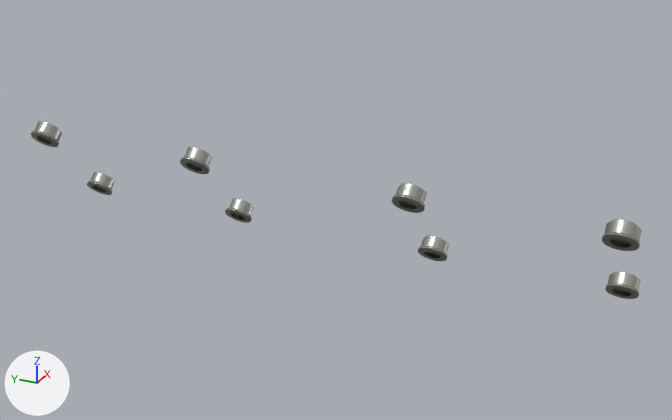
Renders of the glTF model public/parts/valve-cover-nuts-upper-right.glb from each side of a commit.
Camera for both pictures: a 50 mm lens placed at (-101.0, -216.0, 263.0), pointed at (307.0, -33.0, 59.0). The axes (+X, +Y, +Z) are drawn at lower left. The lights are the same throughout. The first picture is the older version.

The older version as bpy lines, for what is in view:
```python
ob_mesh_0 = bpy.data.objects.new('Mesh_0', me_mesh_0)
ob_mesh_0.parent = ob_valve_cover_nuts_upper_right_inst0
ob_mesh_0.location = (324.5, 134.0, 38.77)
ob_mesh_0.rotation_euler = (0.0, 0.835, 0.0)  # degrees (0, 48, 0)
ob_mesh_0.scale = (8.0, 8.0, 8.0)
ob_mesh_0_001 = bpy.data.objects.new('Mesh_0.001', me_mesh_0)
ob_mesh_0_001.parent = ob_valve_cover_nuts_upper_right_inst0
ob_mesh_0_001.location = (282.9, 134.0, 84.74)
ob_mesh_0_001.rotation_euler = (0.0, 0.835, 0.0)  # degrees (0, 48, 0)
ob_mesh_0_001.scale = (8.0, 8.0, 8.0)
ob_mesh_0_002 = bpy.data.objects.new('Mesh_0.002', me_mesh_0)
ob_mesh_0_002.parent = ob_valve_cover_nuts_upper_right_inst0
ob_mesh_0_002.location = (324.5, 36.0, 38.77)
ob_mesh_0_002.rotation_euler = (0.0, 0.835, 0.0)  # degrees (0, 48, 0)
ob_mesh_0_002.scale = (8.0, 8.0, 8.0)
ob_mesh_0_003 = bpy.data.objects.new('Mesh_0.003', me_mesh_0)
ob_mesh_0_003.parent = ob_valve_cover_nuts_upper_right_inst0
ob_mesh_0_003.location = (282.9, 36.0, 84.74)
ob_mesh_0_003.rotation_euler = (0.0, 0.835, 0.0)  # degrees (0, 48, 0)
ob_mesh_0_003.scale = (8.0, 8.0, 8.0)
ob_mesh_0_004 = bpy.data.objects.new('Mesh_0.004', me_mesh_0)
ob_mesh_0_004.parent = ob_valve_cover_nuts_upper_right_inst0
ob_mesh_0_004.location = (324.5, -82.0, 38.77)
ob_mesh_0_004.rotation_euler = (0.0, 0.835, 0.0)  # degrees (0, 48, 0)
ob_mesh_0_004.scale = (8.0, 8.0, 8.0)
ob_mesh_0_005 = bpy.data.objects.new('Mesh_0.005', me_mesh_0)
ob_mesh_0_005.parent = ob_valve_cover_nuts_upper_right_inst0
ob_mesh_0_005.location = (282.9, -82.0, 84.74)
ob_mesh_0_005.rotation_euler = (0.0, 0.835, 0.0)  # degrees (0, 48, 0)
ob_mesh_0_005.scale = (8.0, 8.0, 8.0)
ob_mesh_0_006 = bpy.data.objects.new('Mesh_0.006', me_mesh_0)
ob_mesh_0_006.parent = ob_valve_cover_nuts_upper_right_inst0
ob_mesh_0_006.location = (324.5, -180.0, 38.77)
ob_mesh_0_006.rotation_euler = (0.0, 0.835, 0.0)  # degrees (0, 48, 0)
ob_mesh_0_006.scale = (8.0, 8.0, 8.0)
ob_mesh_0_007 = bpy.data.objects.new('Mesh_0.007', me_mesh_0)
ob_mesh_0_007.parent = ob_valve_cover_nuts_upper_right_inst0
ob_mesh_0_007.location = (282.9, -180.0, 84.74)
ob_mesh_0_007.rotation_euler = (0.0, 0.835, 0.0)  # degrees (0, 48, 0)
ob_mesh_0_007.scale = (8.0, 8.0, 8.0)
```
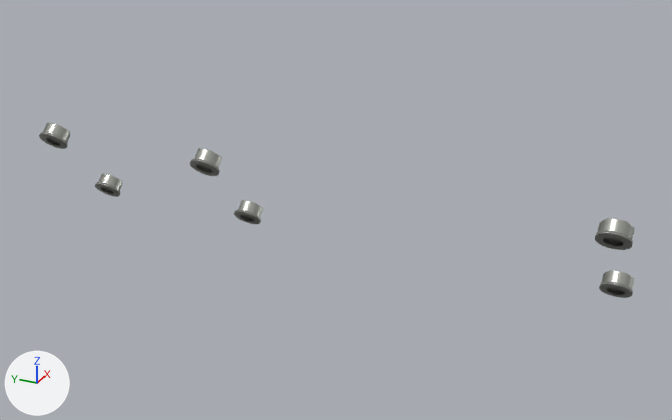
The change, as a diff of the scene's bpy script:
```diff
--- a/public/parts/valve-cover-nuts-upper-right.glb.py
+++ b/public/parts/valve-cover-nuts-upper-right.glb.py
@@ ob_mesh_0 @@
 ob_mesh_0.parent = ob_valve_cover_nuts_upper_right_inst0
-ob_mesh_0.location = (324.5, 134.0, 38.77)
+ob_mesh_0.location = (324.5, 128.0, 38.77)
 ob_mesh_0.rotation_euler = (0.0, 0.835, 0.0)  # degrees (0, 48, 0)
@@ ob_mesh_0_001 @@
 ob_mesh_0_001.parent = ob_valve_cover_nuts_upper_right_inst0
-ob_mesh_0_001.location = (282.9, 134.0, 84.74)
+ob_mesh_0_001.location = (282.9, 128.0, 84.74)
 ob_mesh_0_001.rotation_euler = (0.0, 0.835, 0.0)  # degrees (0, 48, 0)
@@ ob_mesh_0_002 @@
 ob_mesh_0_002.parent = ob_valve_cover_nuts_upper_right_inst0
-ob_mesh_0_002.location = (324.5, 36.0, 38.77)
+ob_mesh_0_002.location = (324.5, 30.0, 38.77)
 ob_mesh_0_002.rotation_euler = (0.0, 0.835, 0.0)  # degrees (0, 48, 0)
@@ ob_mesh_0_003 @@
 ob_mesh_0_003.parent = ob_valve_cover_nuts_upper_right_inst0
-ob_mesh_0_003.location = (282.9, 36.0, 84.74)
+ob_mesh_0_003.location = (282.9, 30.0, 84.74)
 ob_mesh_0_003.rotation_euler = (0.0, 0.835, 0.0)  # degrees (0, 48, 0)
@@ ob_mesh_0_004 @@
 ob_mesh_0_004.parent = ob_valve_cover_nuts_upper_right_inst0
-ob_mesh_0_004.location = (324.5, -82.0, 38.77)
+ob_mesh_0_004.location = (324.5, -177.0, 38.77)
 ob_mesh_0_004.rotation_euler = (0.0, 0.835, 0.0)  # degrees (0, 48, 0)
@@ ob_mesh_0_005 @@
 ob_mesh_0_005.parent = ob_valve_cover_nuts_upper_right_inst0
-ob_mesh_0_005.location = (282.9, -82.0, 84.74)
+ob_mesh_0_005.location = (282.9, -177.0, 84.74)
 ob_mesh_0_005.rotation_euler = (0.0, 0.835, 0.0)  # degrees (0, 48, 0)
@@ ob_mesh_0_006 @@
-ob_mesh_0_006 = bpy.data.objects.new('Mesh_0.006', me_mesh_0)
-ob_mesh_0_006.parent = ob_valve_cover_nuts_upper_right_inst0
-ob_mesh_0_006.location = (324.5, -180.0, 38.77)
-ob_mesh_0_006.rotation_euler = (0.0, 0.835, 0.0)  # degrees (0, 48, 0)
-ob_mesh_0_006.scale = (8.0, 8.0, 8.0)
@@ ob_mesh_0_007 @@
-ob_mesh_0_007 = bpy.data.objects.new('Mesh_0.007', me_mesh_0)
-ob_mesh_0_007.parent = ob_valve_cover_nuts_upper_right_inst0
-ob_mesh_0_007.location = (282.9, -180.0, 84.74)
-ob_mesh_0_007.rotation_euler = (0.0, 0.835, 0.0)  # degrees (0, 48, 0)
-ob_mesh_0_007.scale = (8.0, 8.0, 8.0)
```

Pixel boxes (x1, y1, x2, y2) of what changed, in the pictures (672 x 420 px):
'Mesh_0.005', moved: before (392, 183, 427, 213); after (595, 218, 635, 250)
'Mesh_0.004', moved: before (418, 235, 450, 261); after (599, 270, 635, 298)
'Mesh_0.007', deleted: before (602, 219, 642, 251)
'Mesh_0.003', moved: before (180, 147, 212, 174); after (190, 148, 222, 176)
'Mesh_0.006', deleted: before (605, 271, 641, 299)
'Mesh_0.001', moved: before (31, 121, 62, 147); after (39, 123, 70, 149)
'Mesh_0.002', moved: before (225, 198, 254, 223); after (234, 200, 263, 224)
'Mesh_0', moved: before (87, 172, 114, 195); after (95, 173, 122, 197)
